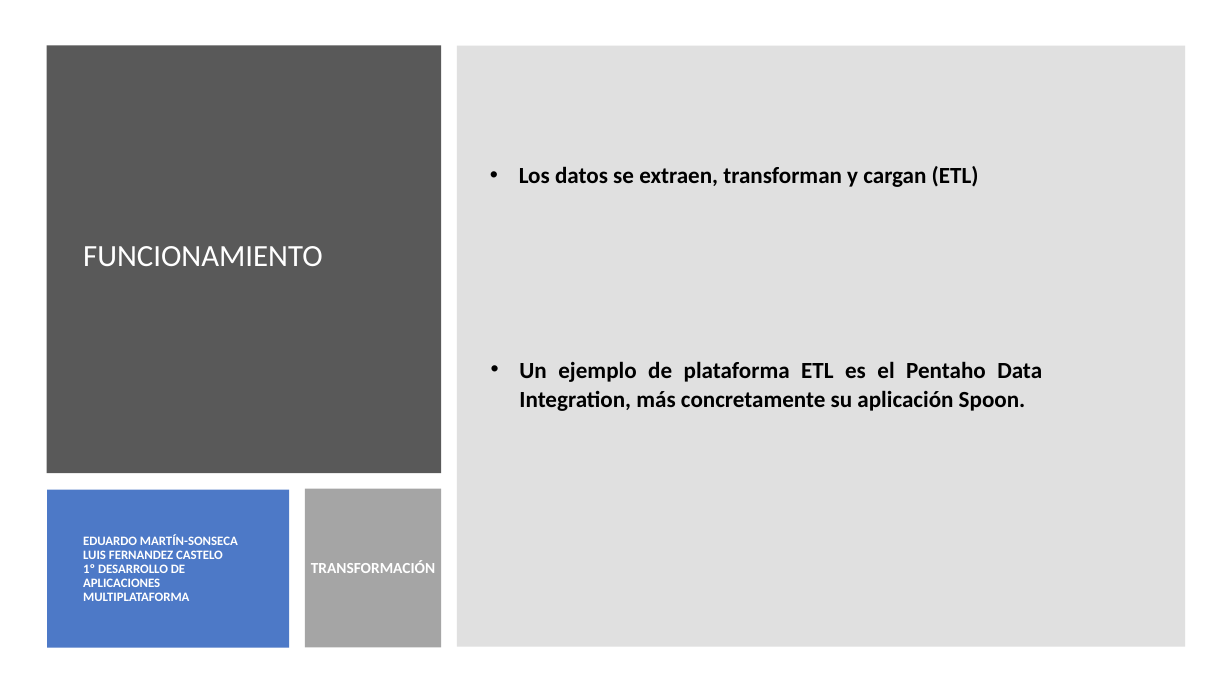
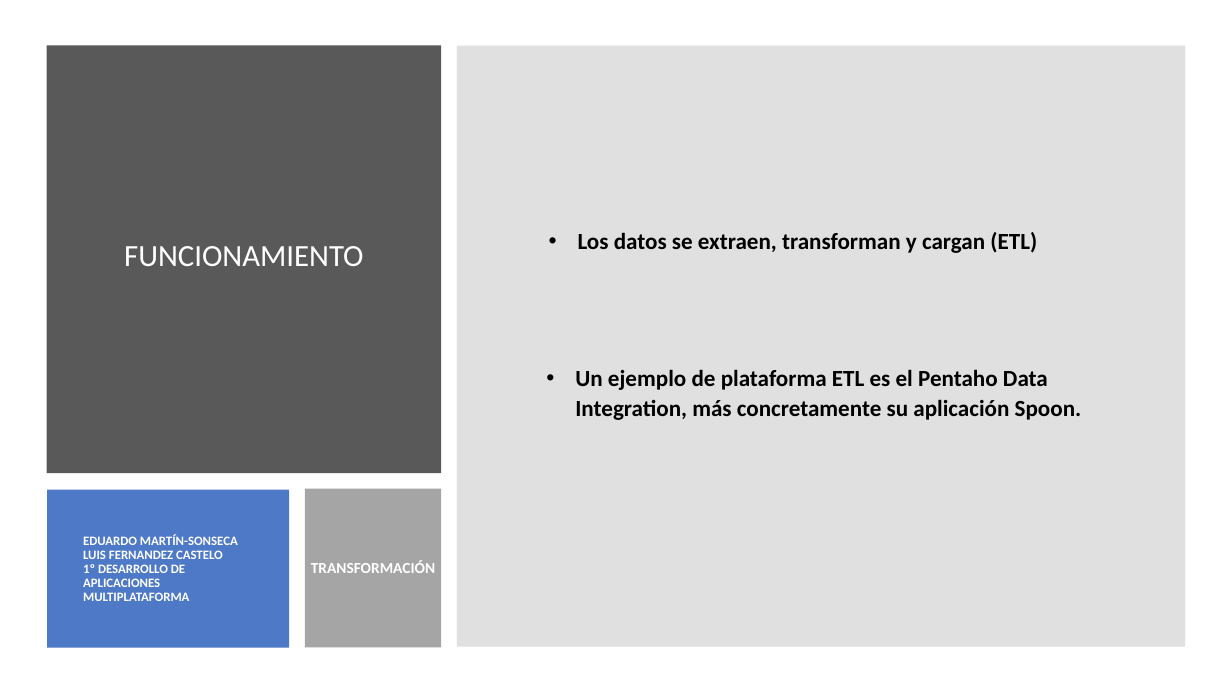
Before and after one commit to maraloeDev/Grado_SuperiorDAM, a slide deck: slide 11 of Bases de Datos/1º Evaluación/Ejercicios/Ejercicio2/Explotación de bases de datos Big Data.pptx. Drawn at 1232x693 pixels with LibreOffice and Linux fonts; fonts in the diff are those of the drawing. Boxes give left, top, right and bottom in pixels: in the first picture for what was removed or moved away, otherwise in the second. Text is boxed around its words. In the diff, an @@ line names an element or a change of style, - is before the commit and + after.

```diff
--- a/Bases de Datos/1º Evaluación/Ejercicios/Ejercicio2/Explotación de bases de datos Big Data.pptx
+++ b/Bases de Datos/1º Evaluación/Ejercicios/Ejercicio2/Explotación de bases de datos Big Data.pptx
@@ title "FUNCIONAMIENTO" at bbox=[124, 246, 363, 266]: alignment left to centre @@
@@ text "Los datos se extraen, transforman ...": place and size @@
-text "Los datos se extraen, transforman ..." at bbox=[519, 166, 979, 187]
+text "Los datos se extraen, transforman ..." at bbox=[578, 232, 1037, 253]
@@ text "Un ejemplo de plataforma ETL ...": place and size @@
-text "Un ejemplo de plataforma ETL ..." at bbox=[519, 361, 1042, 411]
+text "Un ejemplo de plataforma ETL ..." at bbox=[575, 369, 1082, 420]
@@ text "Un ejemplo de plataforma ETL ..." at bbox=[575, 369, 1082, 420]: alignment justified to left @@
```
Also in this commit, not shown: 13 other slides changed, 2 other files.
